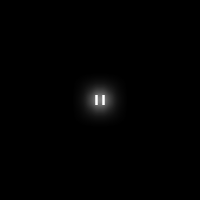
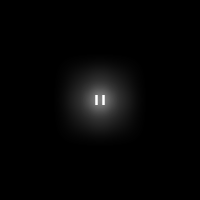
Layers edited between the first and the second 200x200 image:
pixels changed over [56,56,144,144] (layer not identified)
